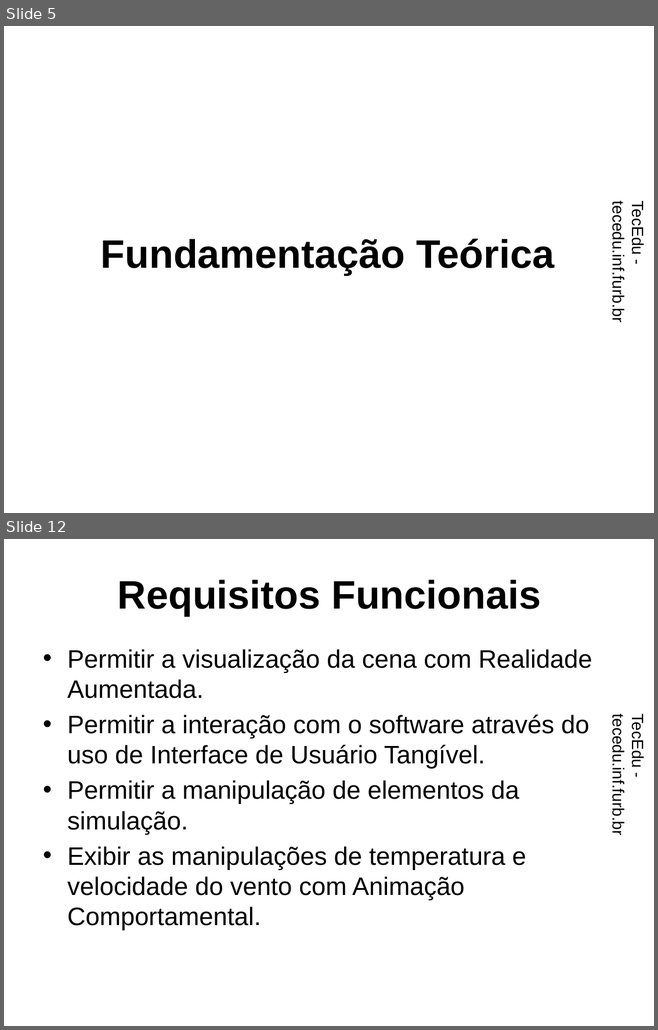
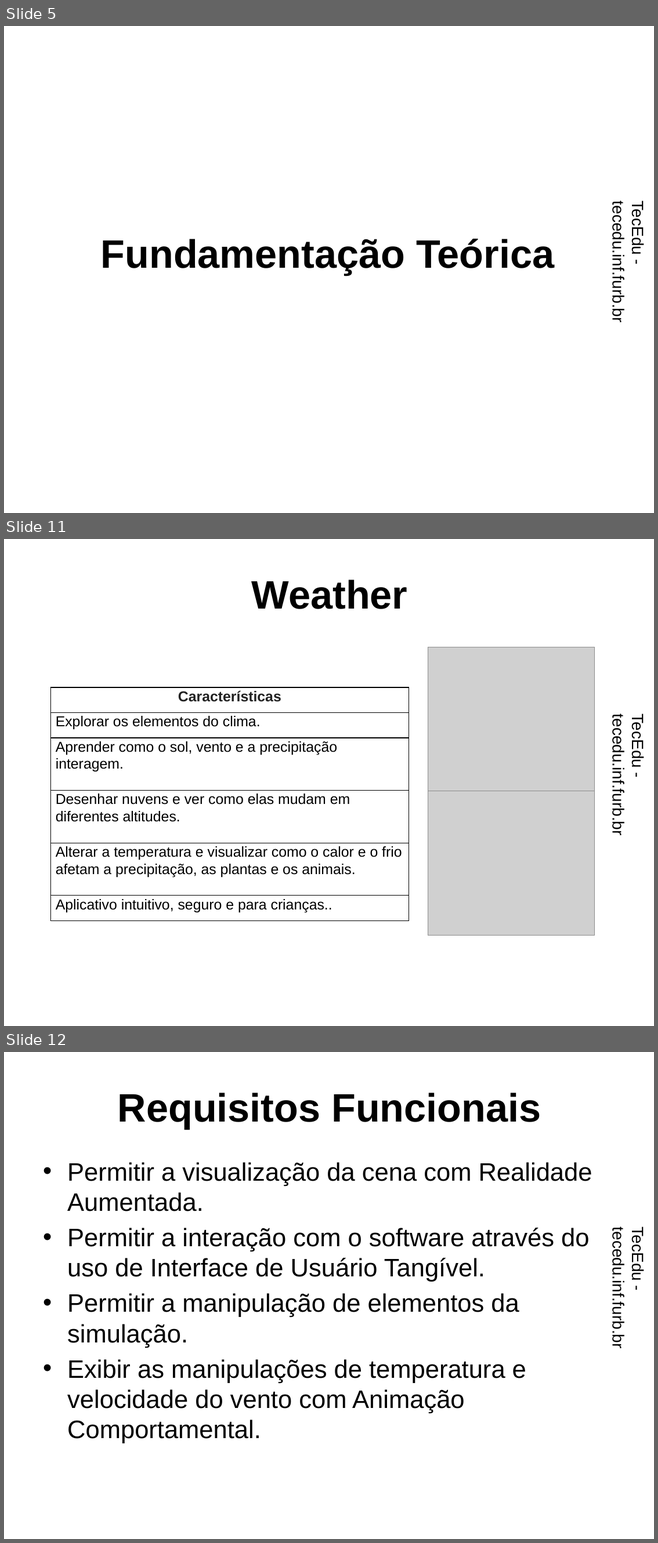
Before and after one commit to dalton-reis/tcc_RodrigoWernkePereira, a slide deck: Apresentação/EcosAR.pptx. Shown one above the other, each under a label of ours: slides 5 and 12 before the commit, slides 5, 11 and 12 after it; the slides between them are not shown. The pictures are 658x1030 and 658x1543 pixels, drawn with LibreOffice and Linux fonts; fonts in the diff are those of the drawing; grey boxes stand for pictures; background and template pictures are left out. Boxes give left, top, right and bottom in pixels: in the first picture for what was removed or moved away, otherwise in the second. Text is boxed around its words. In the diff, an @@ line names an element or a change of style, - is before the commit and + after.

```diff
--- a/Apresentação/EcosAR.pptx
+++ b/Apresentação/EcosAR.pptx
@@ slide 11 added at (4,539,654,1026), background picture (left out); not listed: 1 template element that a slide beside it also shows @@
@@ title added at (252,580,408,609), 44 pt, text #000000, bold @@
+Weather
@@ picture added at (428,647,594,792) @@
@@ table added at (51,687,409,921), 6 rows, 1 columns @@
+Características
+Explorar os elementos do clima.
+Aprender como o sol, vento e a precipitação interagem.
+Desenhar nuvens e ver como elas mudam em diferentes altitudes.
+Alterar a temperatura e visualizar como o calor e o frio afetam a precipitação, as plantas e os animais.
+Aplicativo intuitivo, seguro e para crianças..
@@ picture added at (428,791,594,935) @@
```
Also in this commit, not shown: 7 slides changed, 1 slide removed.
